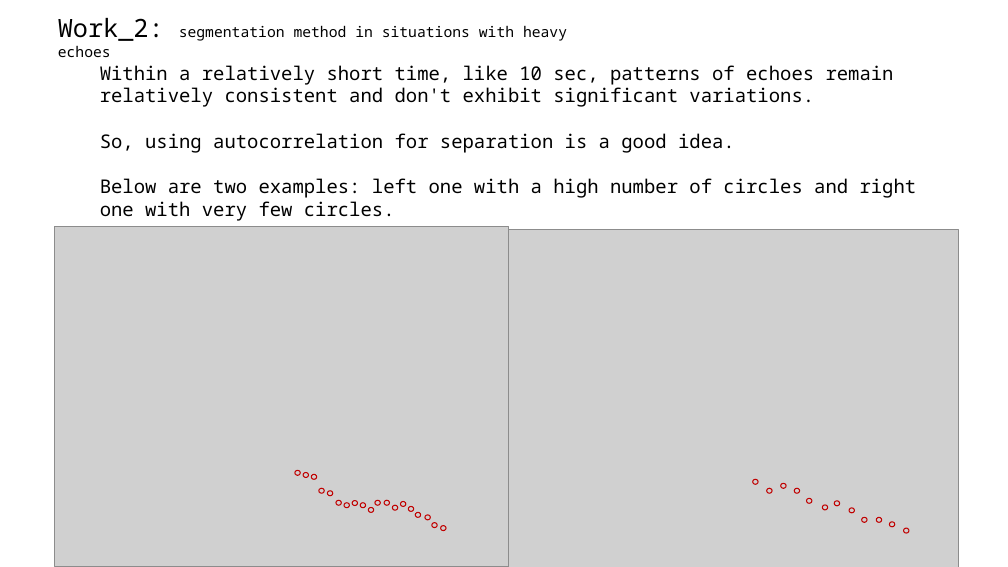
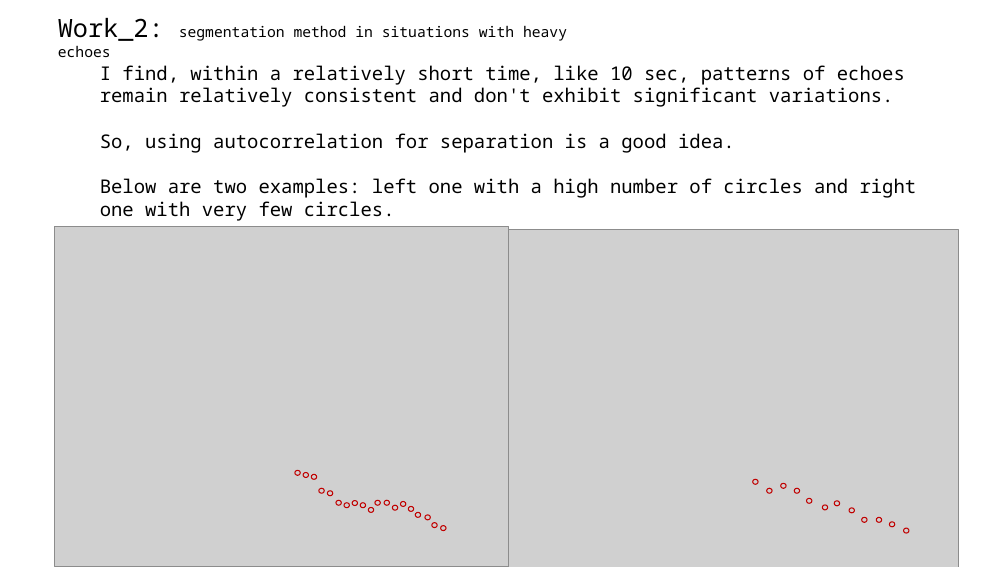
Before and after one commit to A-Big-Tortoise/Presentation, a slide deck: slide 7 of Presentation_918_JiayuChen.pptx. Drawn at 1008x567 pixels with LibreOffice and Linux fonts; fonts in the diff are those of the drawing; grey boxes stand for pictures. Boxes give left, top, right and bottom in pixels: in the first picture for what was removed or moved away, otherwise in the second. Text is boxed around its words. In the diff, an @@ line names an element or a change of style, - is before the commit and + after.

```diff
--- a/Presentation_918_JiayuChen.pptx
+++ b/Presentation_918_JiayuChen.pptx
@@ text at (100, 65, 905, 107): text changed @@
-Within a relatively short time, like 10 sec, patterns of echoes remain relatively consistent and don't exhibit significant variations.
+I find, within a relatively short time, like 10 sec, patterns of echoes remain relatively consistent and don't exhibit significant variations.
```
Also in this commit, not shown: 9 other slides changed, 6 other files.
